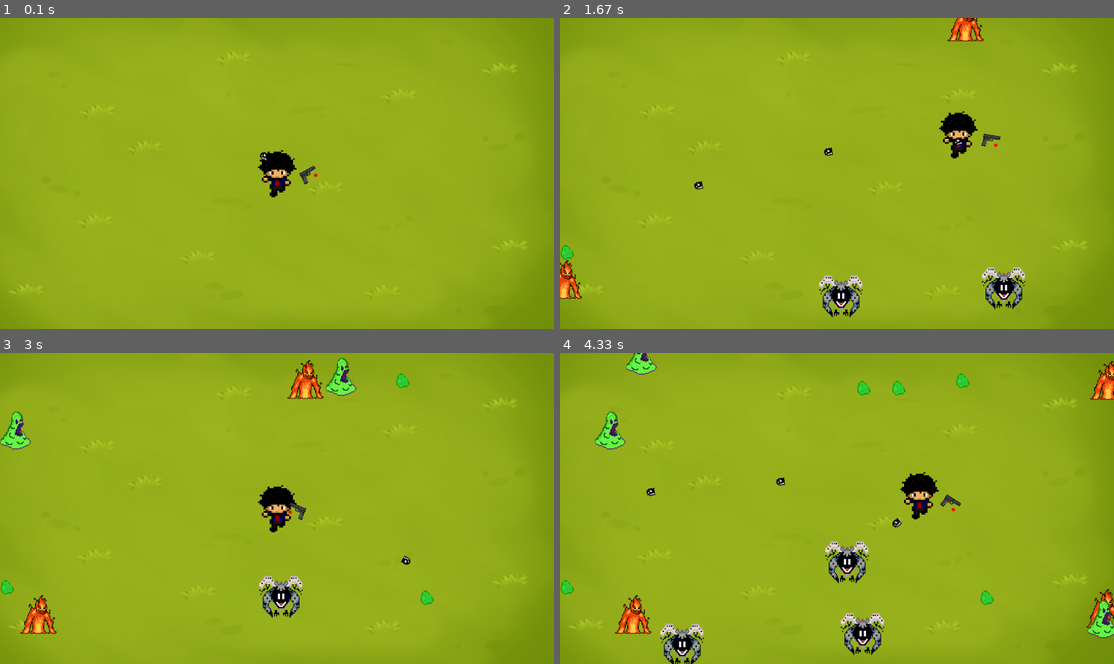
Above: before the commit, frames 1-4 (two rows, left to right).
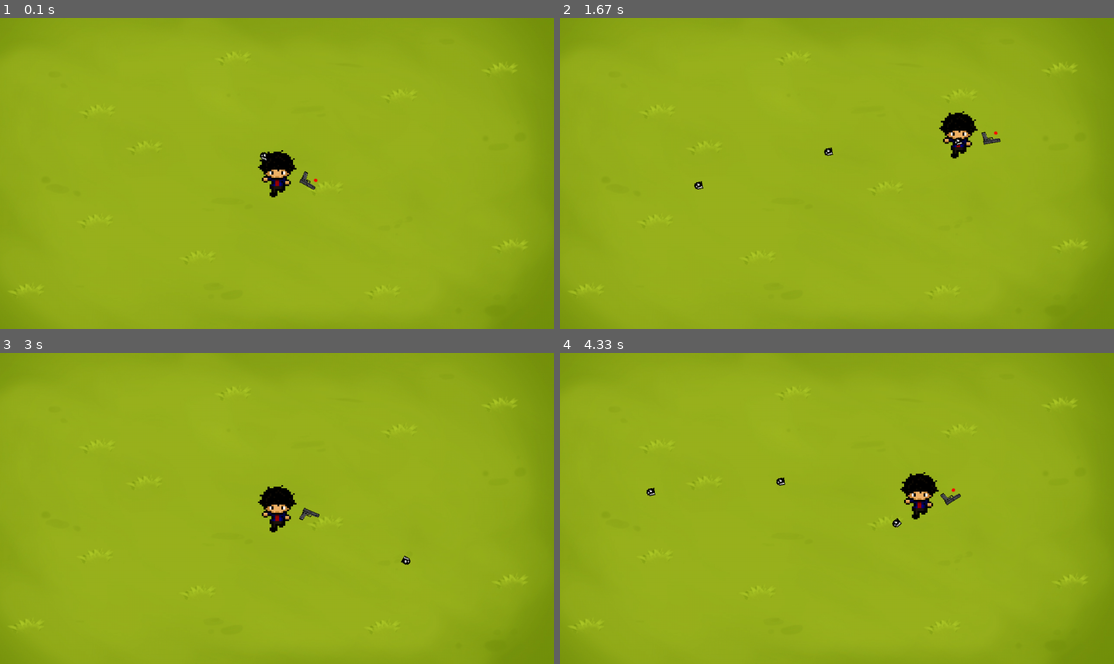
Above: after the commit, the same moments.

Repository: m13w/Legacy_of_Brok
Game: pygame game, started from pygame- game/main.py
Two runs of this game, one before a commit and one after it. Both use one fixed random seed, a clock stepped at 60 frames per second and the inputs below.
Inputs (mouse positions are in pixels of both pictures, inside the frame that each line leads up to):
- Up to frame 1 (0.1 s): no input
- Up to frame 2 (1.67 s): hold D 0.33-0.8 s; move the mouse to (814, 185) at 0.37 s; hold W 0.83-1.13 s; move the mouse to (1014, 164) at 0.87 s; hold D 1.17-1.63 s; move the mouse to (704, 176) at 1.2 s
- Up to frame 3 (3 s): hold A 1.67-2.2 s; move the mouse to (105, 461) at 1.7 s; hold S 2.23-2.53 s; move the mouse to (360, 399) at 2.27 s; hold A 2.57-2.97 s; move the mouse to (343, 536) at 2.6 s
- Up to frame 4 (4.33 s): hold W 3-3.37 s; move the mouse to (848, 402) at 3.03 s; hold D 3.4-4.03 s; move the mouse to (637, 499) at 3.43 s; hold S from 4.07 s (still down); move the mouse to (842, 539) at 4.1 s

The runs differ from the first frame. In frame 1, 0.1% of the frame differs, in the area x 54-58%, y 47-56%; in frame 2, 2.2%; in frame 3, 2.7%; in frame 4, 4.5%, in the area x 0-100%, y 0-100%.

Commit message:
progress for the gun rotate bug

Diff:
--- a/pygame- game/engine_init.py
+++ b/pygame- game/engine_init.py
@@ -1,6 +1,6 @@
 import pygame
 import math
-from load import gun_image, projectile_image,drop_image
+from load import gun_image, gun_image_rev, projectile_image,drop_image
 
 PLAYER_COL_RADIUS = 40
 ENEMY_COL_RADIUS = 40
@@ -98,7 +98,9 @@
         rotated_gun = pygame.transform.rotate(self.gun_image, -self.gun_angle)  # Rotate gun image
 
         if self.gun_angle > 90 or self.gun_angle < -90:
-            rotated_gun = pygame.transform.flip(rotated_gun, flip_x=False,flip_y=True)
+            self.gun_image = gun_image_rev
+        else:
+            self.gun_image = gun_image
 
 
         rotated_rect = rotated_gun.get_rect(center=self.gun_rect.center)
--- a/pygame- game/load.py
+++ b/pygame- game/load.py
@@ -20,9 +20,6 @@
 gun_image_rev = pygame.image.load(ASSETS_PATH + "gun-rev.png")
 gun_image_rev = pygame.transform.scale(gun_image_rev, (80, 80))
 
-gun_image = pygame.image.load(ASSETS_PATH + "gun-rev.png")
-gun_image = pygame.transform.scale(gun_image, (80, 80))
-
 projectile_image = pygame.image.load(ASSETS_PATH + "bullet.png")
 projectile_image = pygame.transform.scale(projectile_image, (20, 20))
 
--- a/pygame- game/main.py
+++ b/pygame- game/main.py
@@ -80,7 +80,7 @@
                 break
 
         # Spawn enemies from random edges
-        if random.random() < 0.04:  #SPAWN RATE
+        if random.random() < 0.00:  #SPAWN RATE
             spawn_edge = random.choice(["top", "bottom", "left", "right"])
             if spawn_edge == "top":
                 spawn_point = pygame.Vector2(random.uniform(0, screen.get_width()), 0)
Binary file removed: pygame- game/assets/gun_flipped.png
